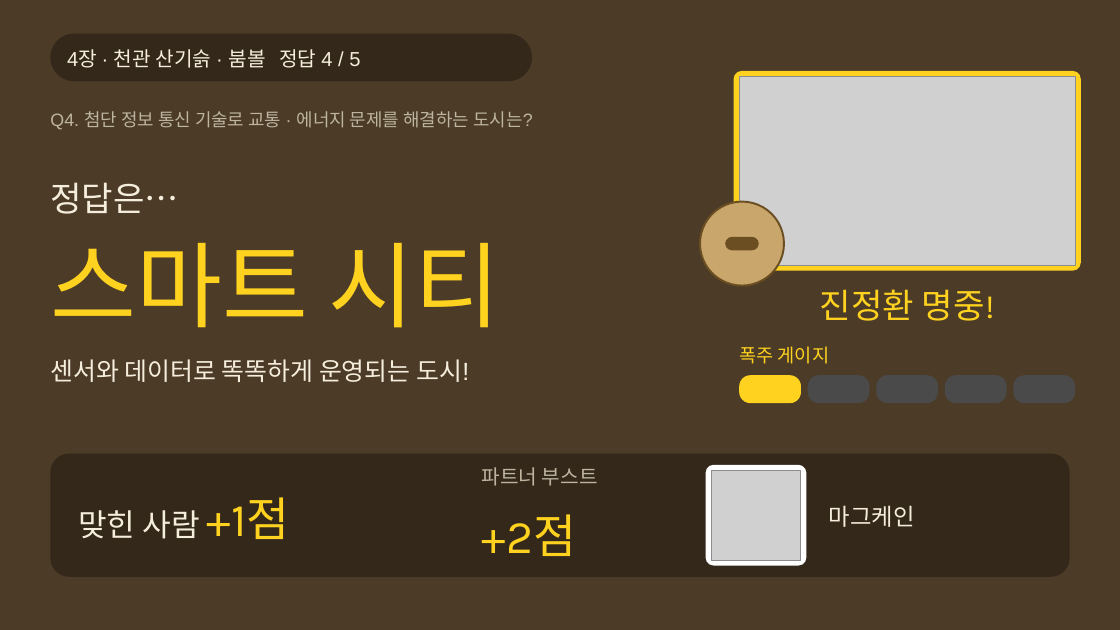
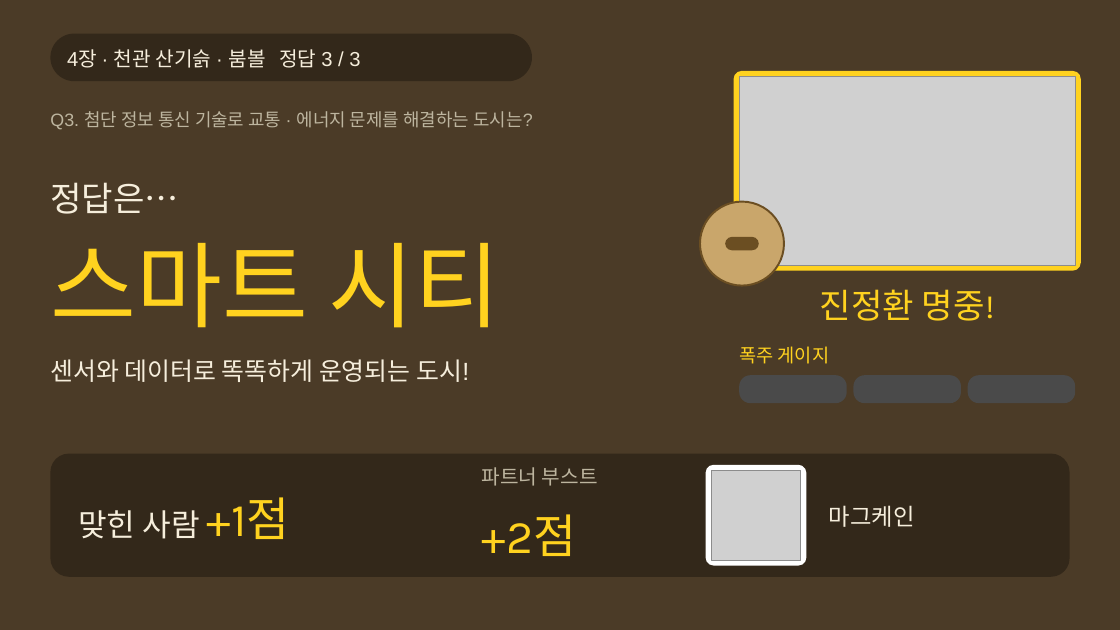
Before and after one commit to choivoo/-, a slide deck: slide 55 of 레전드_히스이_대모험_주거와도시.pptx (slide 74 before the commit). Drawn at 1120x630 pixels with LibreOffice and Linux fonts; fonts in the diff are those of the drawing; grey boxes stand for pictures. Boxes give left, top, right and bottom in pixels: in the first picture for what was removed or moved away, otherwise in the second. Text is boxed around its words. In the diff, an @@ line names an element or a change of style, - is before the commit and + after.

```diff
--- a/레전드_히스이_대모험_주거와도시.pptx
+++ b/레전드_히스이_대모험_주거와도시.pptx
@@ text at <box>67,49,360,68</box>: text changed @@
-4장 · 천관 산기슭 · 붐볼 정답 4 / 5
+4장 · 천관 산기슭 · 붐볼 정답 3 / 3
@@ text at <box>50,111,533,130</box>: text changed @@
-Q4. 첨단 정보 통신 기술로 교통 · 에너지 문제를 해결하는 도시는?
+Q3. 첨단 정보 통신 기술로 교통 · 에너지 문제를 해결하는 도시는?
@@ rounded rectangle: place and size @@
-rounded rectangle at <box>808,375,869,403</box>
+rounded rectangle at <box>739,375,847,403</box>
@@ rounded rectangle removed at <box>739,375,801,403</box> @@
@@ rounded rectangle: place and size @@
-rounded rectangle at <box>876,375,938,403</box>
+rounded rectangle at <box>853,375,961,403</box>
@@ rounded rectangle removed at <box>945,375,1006,403</box> @@
@@ rounded rectangle: place and size @@
-rounded rectangle at <box>1014,375,1075,403</box>
+rounded rectangle at <box>968,375,1075,403</box>
```
Also in this commit, not shown: 46 other slides changed, 29 slides removed.
